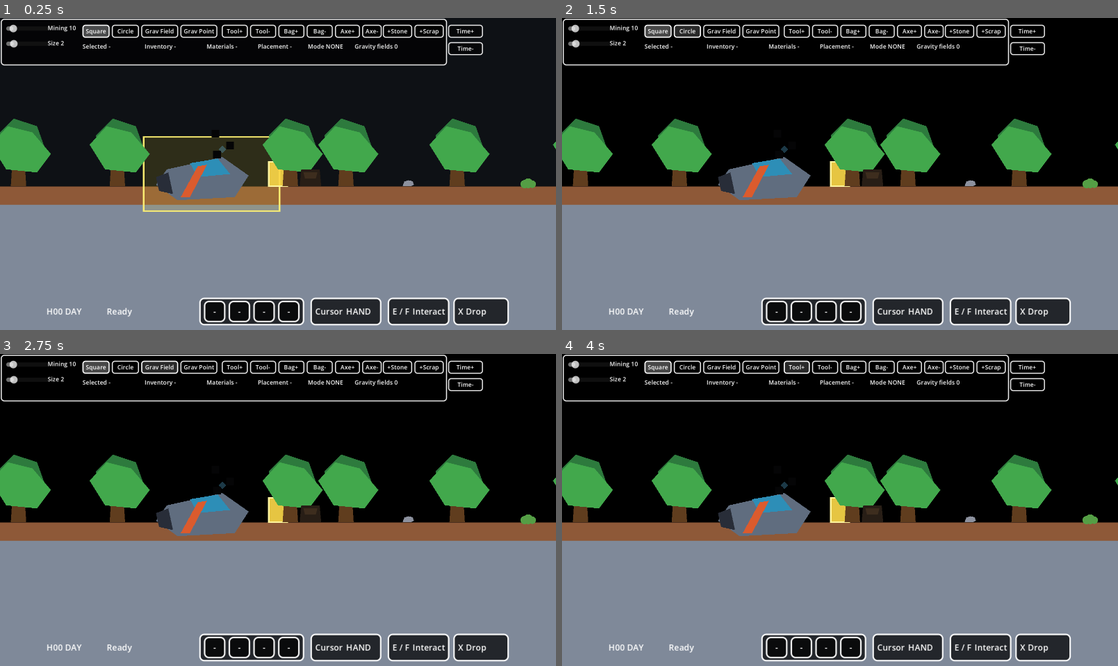
Above: before the commit, frames 1-4 (two rows, left to right).
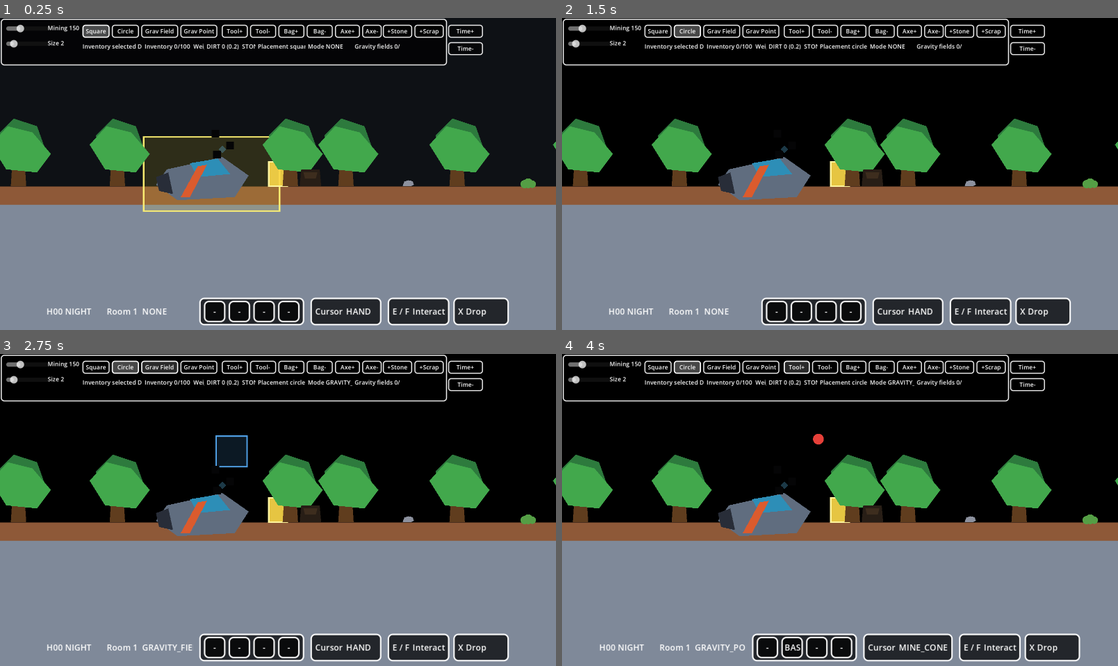
Above: after the commit, the same moments.

Repository: BlissDnD/entitygame
Game: Godot game, scene res://scenes/debug/godmode_world.tscn
Same seed, same stepped clock (60 frames per second), same inputs: the game is played once before the commit and once after it. This scene is started directly instead of the project's main scene.
Inputs:
- Up to frame 1 (0.25 s): no input
- Up to frame 2 (1.5 s): click "Square" at 0.5 s; click "Circle" at 1.25 s
- Up to frame 3 (2.75 s): click "Grav Field" at 2 s
- Up to frame 4 (4 s): click "Grav Point" at 2.75 s; click "Tool+" at 3.5 s

The runs differ from the first frame. In frame 1, 0.5% of the frame differs, in the area x 1-72%, y 2-96%; in frame 2, 0.8%; in frame 3, 1.5%; in frame 4, 3.4%, in the area x 1-94%, y 2-99%.
Error before the commit: Invalid access to property or key 'item_registry' on a base object of type 'Dictionary'. (res://systems/debug/godmode_ui_controller.gd:54)

Commit message:
feat: vine seed can be added

Diff:
--- a/resources/backpacks/basic_backpack_definition.tres
+++ b/resources/backpacks/basic_backpack_definition.tres
@@ -1,13 +1,11 @@
-[gd_resource type="Resource" script_class="BackpackDefinition" load_steps=2 format=3]
+[gd_resource type="Resource" script_class="BackpackDefinition" format=3 uid="uid://bu8ktevludqy2"]
 
-[ext_resource type="Script" path="res://systems/backpack/backpack_definition.gd" id="1_backpack_definition"]
+[ext_resource type="Script" uid="uid://e2agbm2oa1g7" path="res://systems/backpack/backpack_definition.gd" id="1_backpack_definition"]
 
 [resource]
 script = ExtResource("1_backpack_definition")
 id = &"basic_backpack"
 display_name = "Basic Backpack"
-capacity_slots = 8
 max_weight = 35.0
 value = 25
-allowed_item_categories = Array[int]([0, 3, 4, 5])
-movement_penalty = 0.0
+allowed_item_categories = Array[int]([0, 1, 2, 3, 4, 5])
--- a/resources/items/gaia_tools/vine_seed.tres
+++ b/resources/items/gaia_tools/vine_seed.tres
@@ -5,7 +5,7 @@
 
 [resource]
 script = ExtResource("1_dnn70")
-id = &"vine_Seed"
+id = &"vine_seed"
 display_name = "Vine Seed"
 description = "A seed that can grow into traversal infrastructure."
 item_category = 2
--- a/resources/placeables/vine_rope.tscn
+++ b/resources/placeables/vine_rope.tscn
@@ -1,6 +1,9 @@
 [gd_scene format=3 uid="uid://cyg6y6c6pqput"]
 
+[ext_resource type="Script" uid="uid://nwbatc81nxyi" path="res://resources/placeables/vine_rope.gd" id="1_1h1mf"]
+
 [node name="VineRope" type="Node2D" unique_id=1411671275]
+script = ExtResource("1_1h1mf")
 
 [node name="Polygon2D" type="Polygon2D" parent="." unique_id=708504663]
 color = Color(2.5990605e-06, 0.7648185, 0.32275417, 1)
--- a/scenes/world/world_scene.gd
+++ b/scenes/world/world_scene.gd
@@ -138,7 +138,7 @@
 var background_controller = WorldBackgroundControllerClass.new()
 var world_bootstrap = WorldBootstrapClass.new()
 var world_scene_context_factory = WorldSceneContextFactoryClass.new()
-var item_registry: ItemRegistry
+var item_registry: ItemRegistry = null
 
 @onready var camera_2d: Camera2D = $camera_2d
 @onready var time_manager: TimeManager = $time_manager
--- a/systems/debug/godmode_action_handler.gd
+++ b/systems/debug/godmode_action_handler.gd
@@ -83,9 +83,17 @@
 func handle_item_command(command: String, context: Dictionary) -> Dictionary:
 	match command:
 		"add_vine_seed", "add 10 vine seed":
-			var vine_seed: ItemDefinition = context.item_registry.get_item(&"vine_seed")
-			if vine_seed != null:
-				context.inventory_runtime.add_backpack_stack(vine_seed, 10)
+			var item_registry: ItemRegistry = context.get("item_registry", null)
+			if item_registry == null:
+				print("[GodModeItems] Cannot add vine seed: item_registry missing")
+				return _handled_result(true, false)
+
+			var vine_seed: ItemDefinition = item_registry.get_item(&"vine_seed")
+			if vine_seed == null:
+				print("[GodModeItems] Cannot add vine seed: item not registered")
+				return _handled_result(true, false)
+
+			context.inventory_runtime.add_backpack_stack(vine_seed, 10)
 			return _handled_result(true, true)
 
 		"equip_mining_tool", "equip basic mining tool":
--- a/systems/debug/godmode_ui_controller.gd
+++ b/systems/debug/godmode_ui_controller.gd
@@ -51,7 +51,7 @@
 	godmode_snapshot_builder = context.godmode_snapshot_builder
 	time_debug_controller = context.time_debug_controller
 	inventory_runtime = context.inventory_runtime
-	item_registry = context.item_registry
+	item_registry = context.get("item_registry", null)
 	inventory_data = context.inventory_data
 	player_equipment = context.player_equipment
 	backpack_container = context.backpack_container
--- a/systems/items/item_database.gd
+++ b/systems/items/item_database.gd
@@ -3,11 +3,17 @@
 
 @export var items: Array[ItemDefinition] = []
 
-
 func build_registry() -> ItemRegistry:
 	var registry := ItemRegistry.new()
 
 	for item in items:
+		if item == null:
+			print("[ItemDatabase] null item")
+			continue
+
+		print("[ItemDatabase] register: ", item.id, " / ", item.resource_path)
 		registry.register_item(item)
 
+	print("[ItemDatabase] registered ids: ", registry.items_by_id.keys())
+
 	return registry
--- a/systems/world/world_bootstrap.gd
+++ b/systems/world/world_bootstrap.gd
@@ -42,6 +42,7 @@
 	refs.time_manager.configure(context.room_count, context.default_hour_duration_seconds)
 	context.godmode_ui_controller.configure({
 		"backpack_container": runtime.backpack_container,
+		"item_registry": context.item_registry,
 		"console_input": refs.console_input,
 		"console_panel": refs.console_panel,
 		"debug_settings": runtime.debug_settings,
